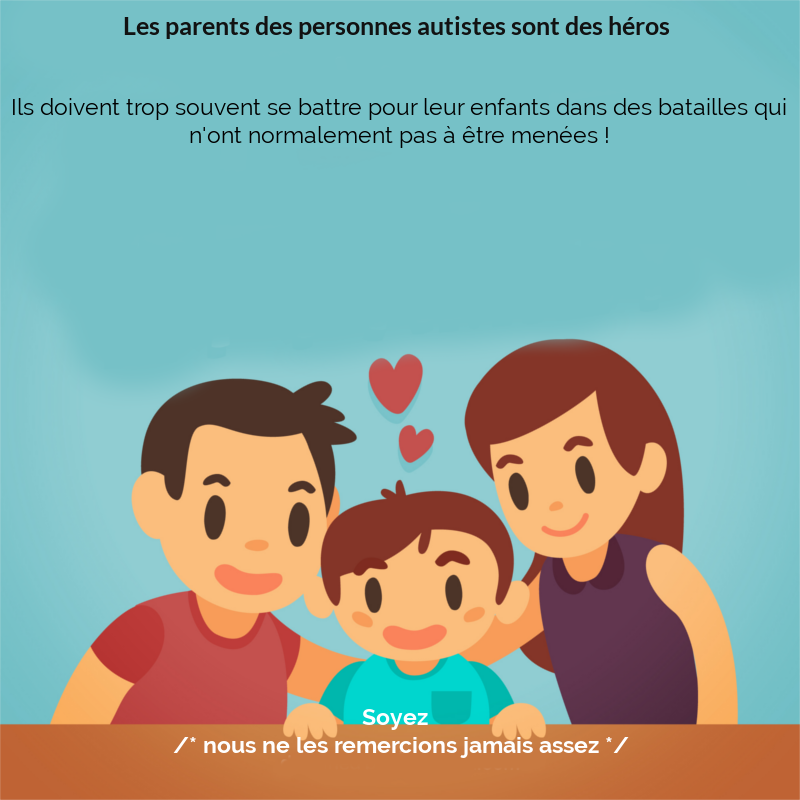
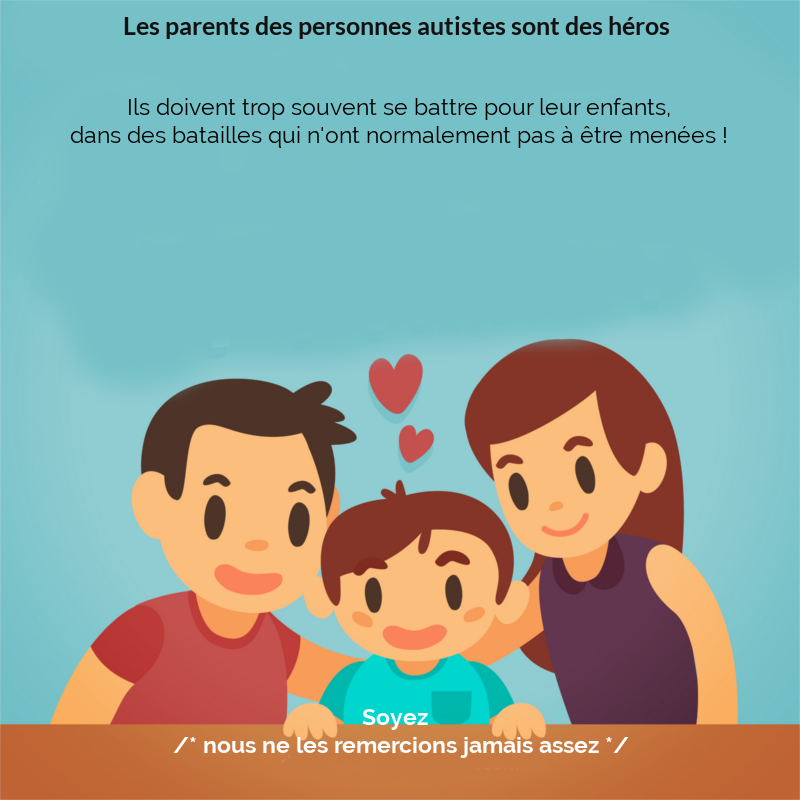
Layered file, before and after one edit (800 × 800). Changes by layer:
painted on "Ils doivent trop souvent se ba..." over box(13, 98, 786, 148)
